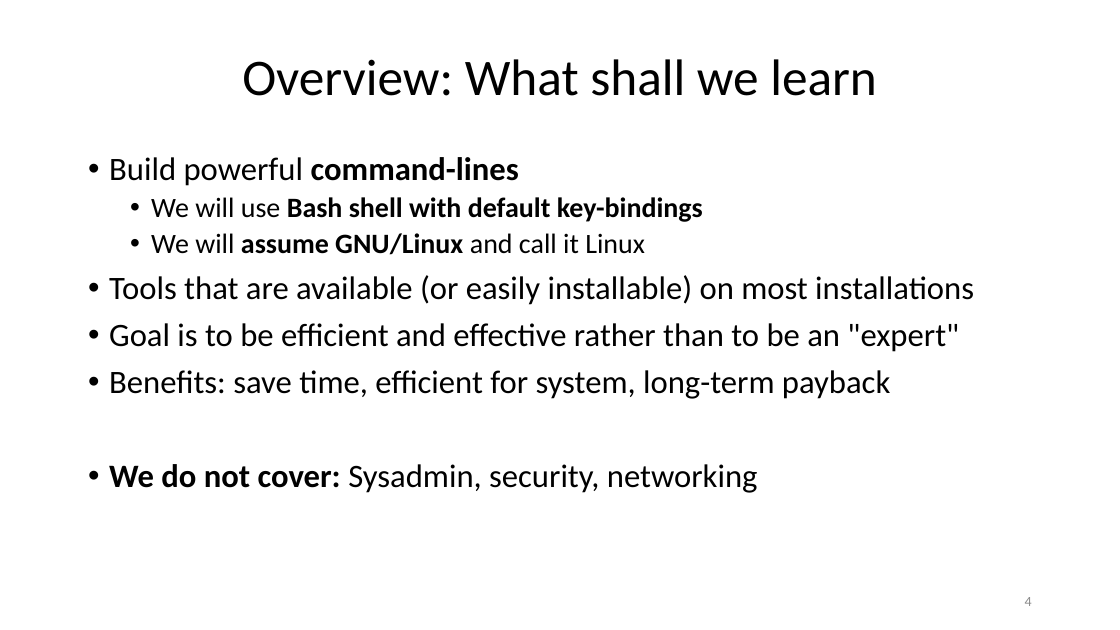
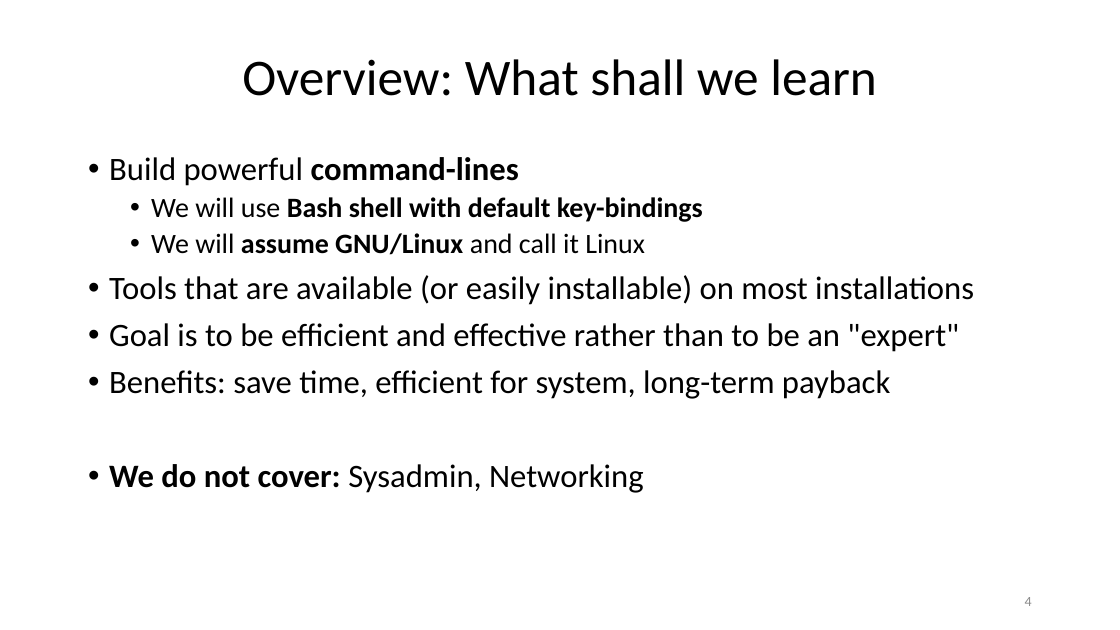
Before and after one commit to ketancmaheshwari/lisa19, a slide deck: slide 4 of lpt_LISA.pptx. Drawn at 1120x630 pixels with LibreOffice and Linux fonts; fonts in the diff are those of the drawing. Boxes give left, top, right and bottom in pixels: in the first picture for what was removed or moved away, otherwise in the second. Text is boxed around its words. In the diff, an @@ line names an element or a change of style, - is before the commit and + after.

```diff
--- a/lpt_LISA.pptx
+++ b/lpt_LISA.pptx
@@ text at box(109, 464, 644, 493): text changed @@
-• We do not cover: Sysadmin, security, networking
+• We do not cover: Sysadmin, Networking
```
Also in this commit, not shown: 6 other slides changed, 1 slide removed, 1 other file.
